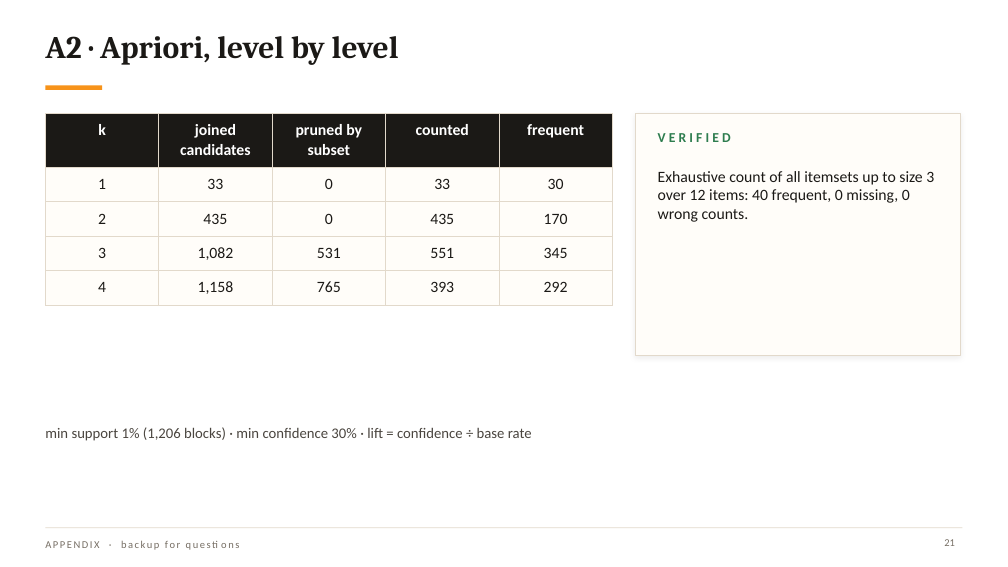
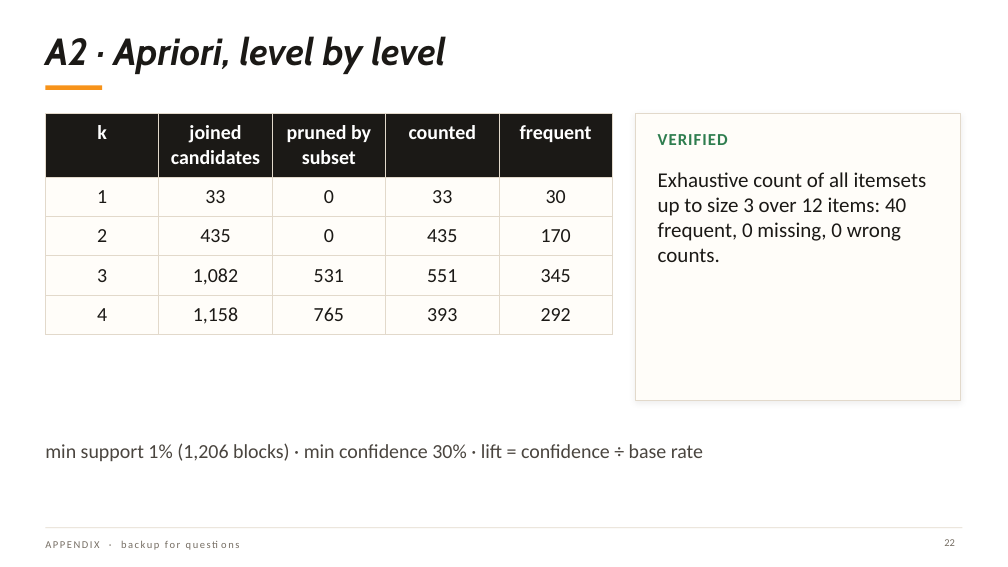
Before and after one commit to ansonlo-dev/HashAtlas, a slide deck: slide 22 of presentation/HashAtlas.pptx (slide 21 before the commit). Drawn at 1008x567 pixels with LibreOffice and Linux fonts; fonts in the diff are those of the drawing; background and template pictures are left out. Boxes give left, top, right and bottom in pixels: in the first picture for what was removed or moved away, otherwise in the second. Text is boxed around its words. In the diff, an @@ line names an element or a change of style, - is before the commit and + after.

```diff
--- a/presentation/HashAtlas.pptx
+++ b/presentation/HashAtlas.pptx
@@ title "A2 · Apriori, level by ..." at (45,36,445,74): size 30 to 36 pt, font Cambria to Cabin, italic on @@
@@ table at (45,113,613,328) @@
@@ size 15 to 19 pt @@
@@ rectangle: place and size @@
-rectangle at (635,113,960,355)
+rectangle at (635,113,960,401)
@@ text "VERIFIED" at (658,134,728,145): size 13 to 16 pt, letter spacing 3 to 1 pt @@
@@ text "Exhaustive count of all itemsets ..." at (658,172,927,262): size 15 to 20 pt @@
@@ text "min support 1% (1,206 blocks) ...": place and size @@
-text "min support 1% (1,206 blocks) ..." at (45,427,532,441)
+text "min support 1% (1,206 blocks) ..." at (45,443,703,461)
@@ text "min support 1% (1,206 blocks) ..." at (45,443,703,461): size 14 to 19 pt @@
```
Also in this commit, not shown: 21 other slides changed, 1 slide added, 15 other files.
